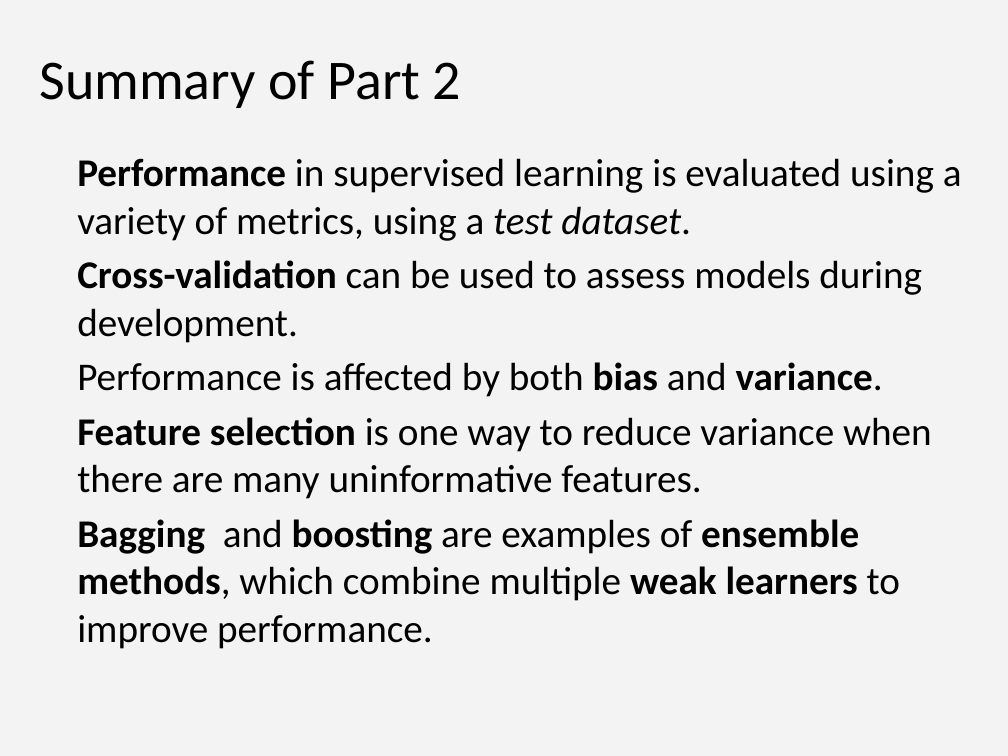
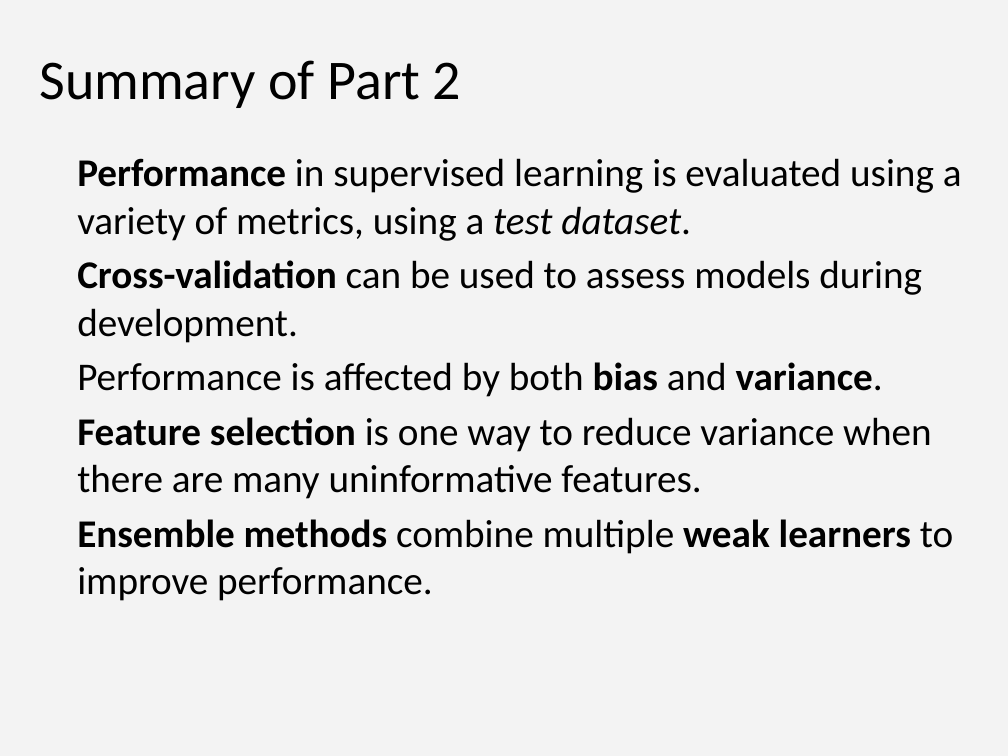
Before and after one commit to ImperialCollegeLondon/RCDS-intro-to-machine-learning, a slide deck: slide 37 of Intro_to_ML_2.pptx. Drawn at 1008x756 pixels with LibreOffice and Linux fonts; fonts in the diff are those of the drawing. Boxes give left, top, right and bottom in pixels: in the first picture for what was removed or moved away, otherwise in the second. Text is boxed around its words. In the diff, an @@ line names an element or a change of style, - is before the commit and + after.

```diff
--- a/Intro_to_ML_2.pptx
+++ b/Intro_to_ML_2.pptx
@@ text at (x1=77, y1=519, x2=953, y2=601): text changed @@
-Bagging and boosting are examples of ensemble methods, which combine multiple weak learners to improve performance.
+Ensemble methods combine multiple weak learners to improve performance.
```
Also in this commit, not shown: 4 other slides changed, 1 slide added, 1 slide removed, 2 other files.
